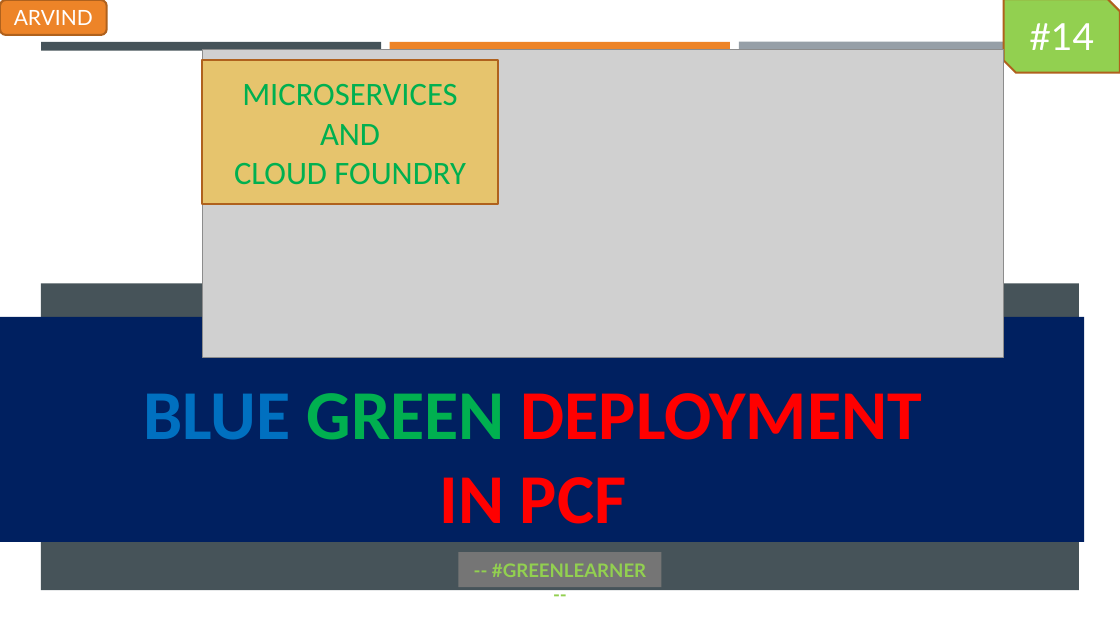
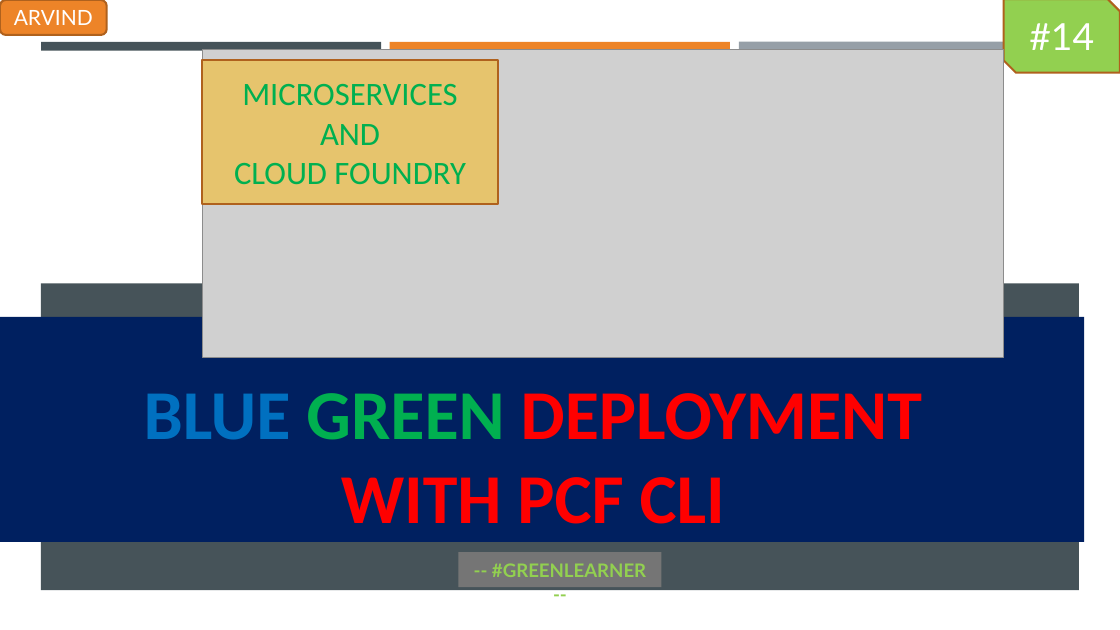
Before and after one commit to codefarm0/PivotalCloudFoundry, a slide deck: slide 41 of PCF.pptx. Drawn at 1120x630 pixels with LibreOffice and Linux fonts; fonts in the diff are those of the drawing; grey boxes stand for pictures; background and template pictures are left out. Boxes give left, top, right and bottom in pixels: in the first picture for what was removed or moved away, otherwise in the second. Text is boxed around its words. In the diff, an @@ line names an element or a change of style, - is before the commit and + after.

```diff
--- a/PCF.pptx
+++ b/PCF.pptx
@@ title at (x1=144, y1=393, x2=922, y2=524): text changed @@
-BLUE GREEN DEPLOYMENT
-IN PCF
+BLUE GREEN DEPLOYMENT
+WITH PCF CLI
```
Also in this commit, not shown: 1 other slide changed, 3 slides added, 2 other files.
